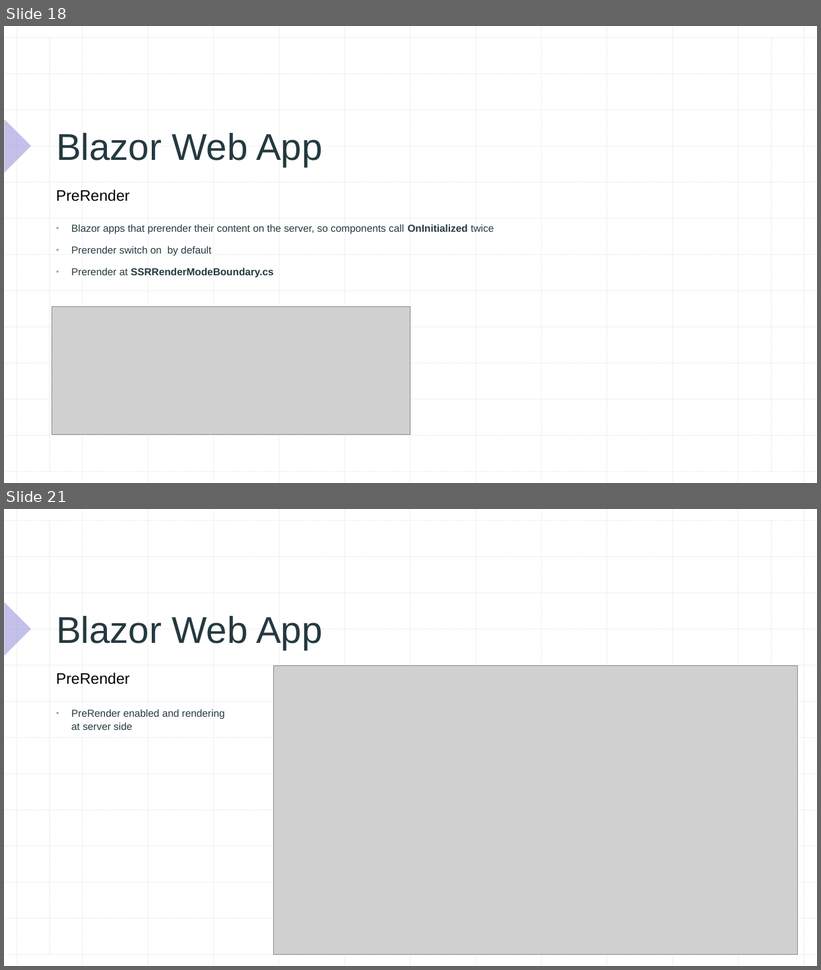
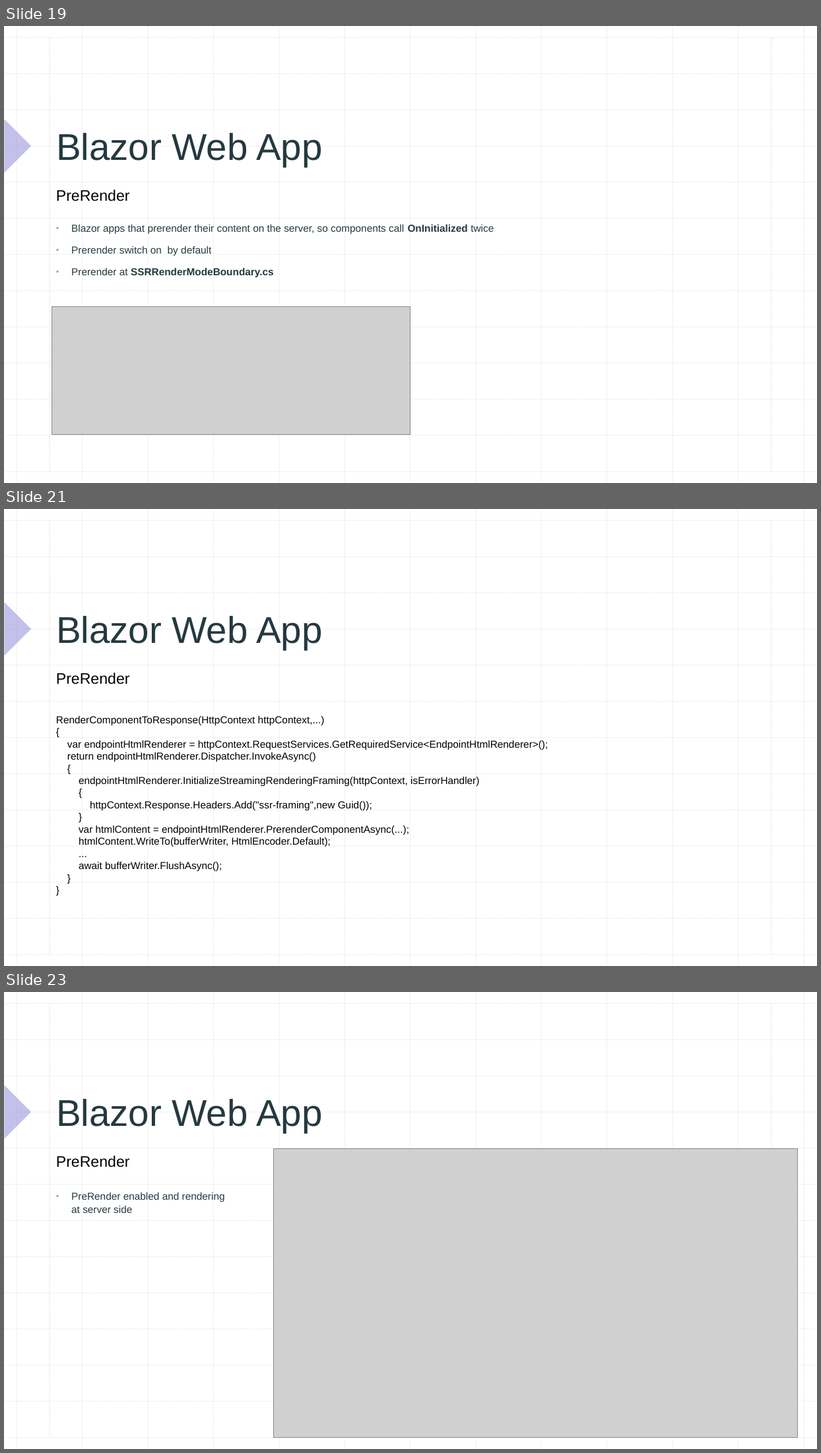
Before and after one commit to xccu/NetCore-Demo, a slide deck: Blazor in .net 8.pptx. Shown one above the other, each under a label of ours: slides 18 and 21 before the commit, slides 19, 21 and 23 after it; the slides between them are not shown. The pictures are 821x970 and 821x1453 pixels, drawn with LibreOffice and Linux fonts; fonts in the diff are those of the drawing; grey boxes stand for pictures. Boxes give left, top, right and bottom in pixels: in the first picture for what was removed or moved away, otherwise in the second. Text is boxed around its words. In the diff, an @@ line names an element or a change of style, - is before the commit and + after.

```diff
--- a/Blazor in .net 8.pptx
+++ b/Blazor in .net 8.pptx
@@ slide 21 added at (x1=4, y1=509, x2=817, y2=966), background #FFFFFF; not listed: 29 template elements that a slide beside it also shows @@
@@ title added at (x1=56, y1=616, x2=322, y2=650), 44 pt, text #24393F @@
+Blazor Web App
@@ text added at (x1=56, y1=673, x2=130, y2=685), 18 pt, text #000000 @@
+PreRender
@@ text added at (x1=56, y1=716, x2=548, y2=872), 12 pt, text #000000 @@
+RenderComponentToResponse(HttpContext httpContext,...)
+{
+var endpointHtmlRenderer = httpContext.RequestServices.GetRequiredService<EndpointHtmlRenderer>();
+return endpointHtmlRenderer.Dispatcher.InvokeAsync()
+{
+endpointHtmlRenderer.InitializeStreamingRenderingFraming(httpContext, isErrorHandler)
+{
+httpContext.Response.Headers.Add("ssr-framing",new Guid());
+}
+var htmlContent = endpointHtmlRenderer.PrerenderComponentAsync(...);
+htmlContent.WriteTo(bufferWriter, HtmlEncoder.Default);
+...
+await bufferWriter.FlushAsync();
+}
+}
@@ what was slide 18 is now slide 19 @@
@@ what was slide 21 is now slide 23 @@
```
Also in this commit, not shown: 3 slides changed, 1 other slide added, 1 other file.
